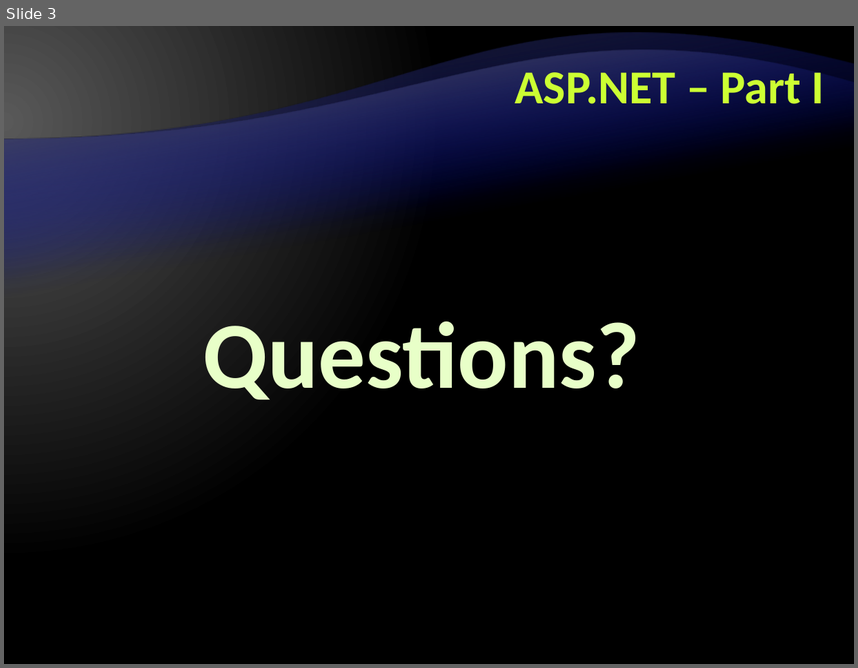
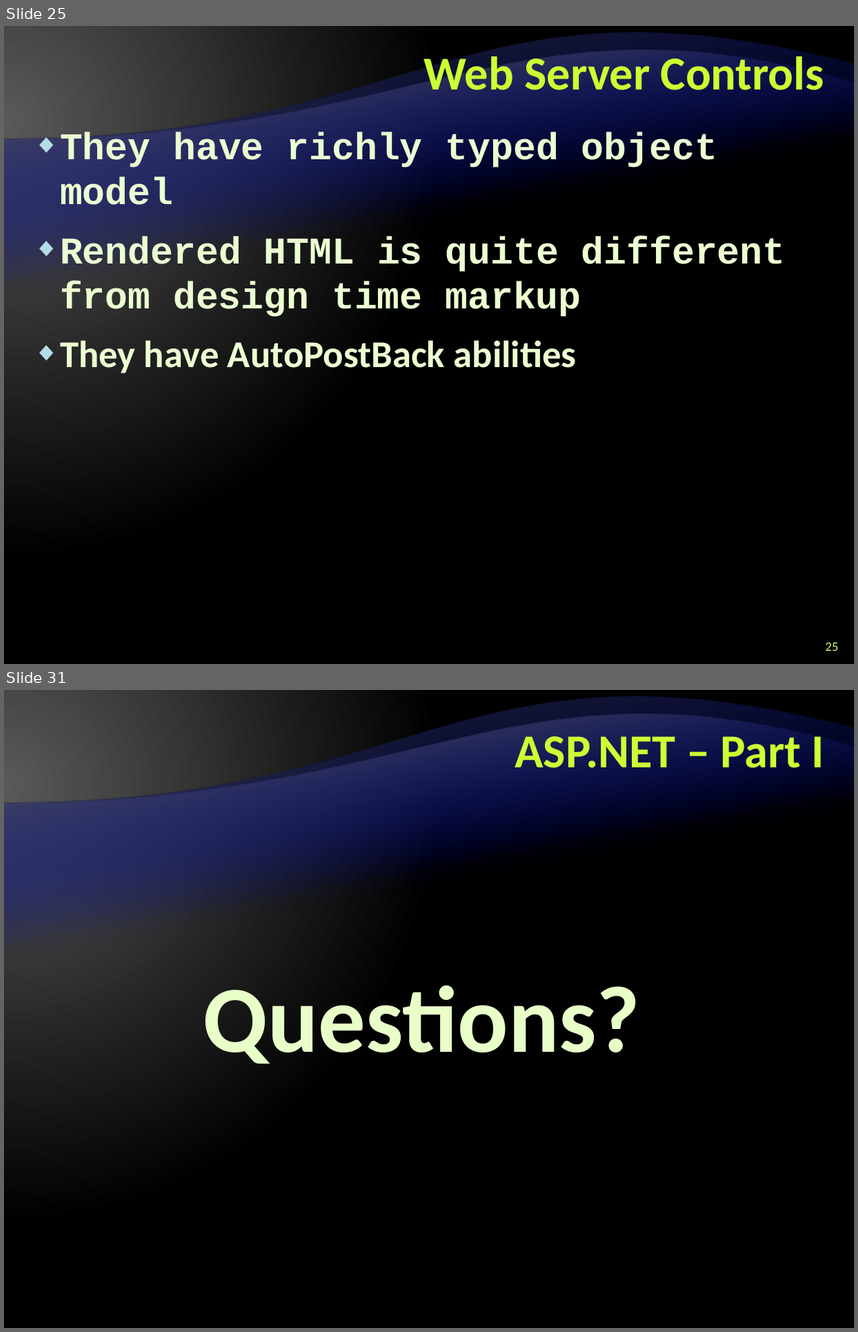
Before and after one commit to Graveheart/aspnetcourse, a slide deck: lectures/8. ASP.NET – Part I.pptx. Shown one above the other, each under a label of ours: slide 3 before the commit, slides 25 and 31 after it; the slides between them are not shown. The pictures are 858x668 and 858x1332 pixels, drawn with LibreOffice and Linux fonts; fonts in the diff are those of the drawing; background and template pictures are left out. Boxes give left, top, right and bottom in pixels: in the first picture for what was removed or moved away, otherwise in the second. Text is boxed around its words. In the diff, an @@ line names an element or a change of style, - is before the commit and + after.

```diff
--- a/lectures/8. ASP.NET – Part I.pptx
+++ b/lectures/8. ASP.NET – Part I.pptx
@@ slide 25 added at [4,26,854,664], background gradient #595959 to #000000; not listed: 2 template elements that a slide beside it also shows @@
@@ title added at [424,50,824,90], 40 pt, text #CCFF33, bold @@
+Web Server Controls
@@ text added at [60,132,786,373], 32 pt, text #EBFFD2, bold @@
+◆ They have richly typed object model
+◆ Rendered HTML is quite different from design time markup
+◆ They have AutoPostBack abilities
@@ page number added at [825,642,838,650], 11 pt, text #CCFF66 @@
+25
@@ what was slide 3 is now slide 31 @@
```
Also in this commit, not shown: 2 slides changed, 28 other slides added.
